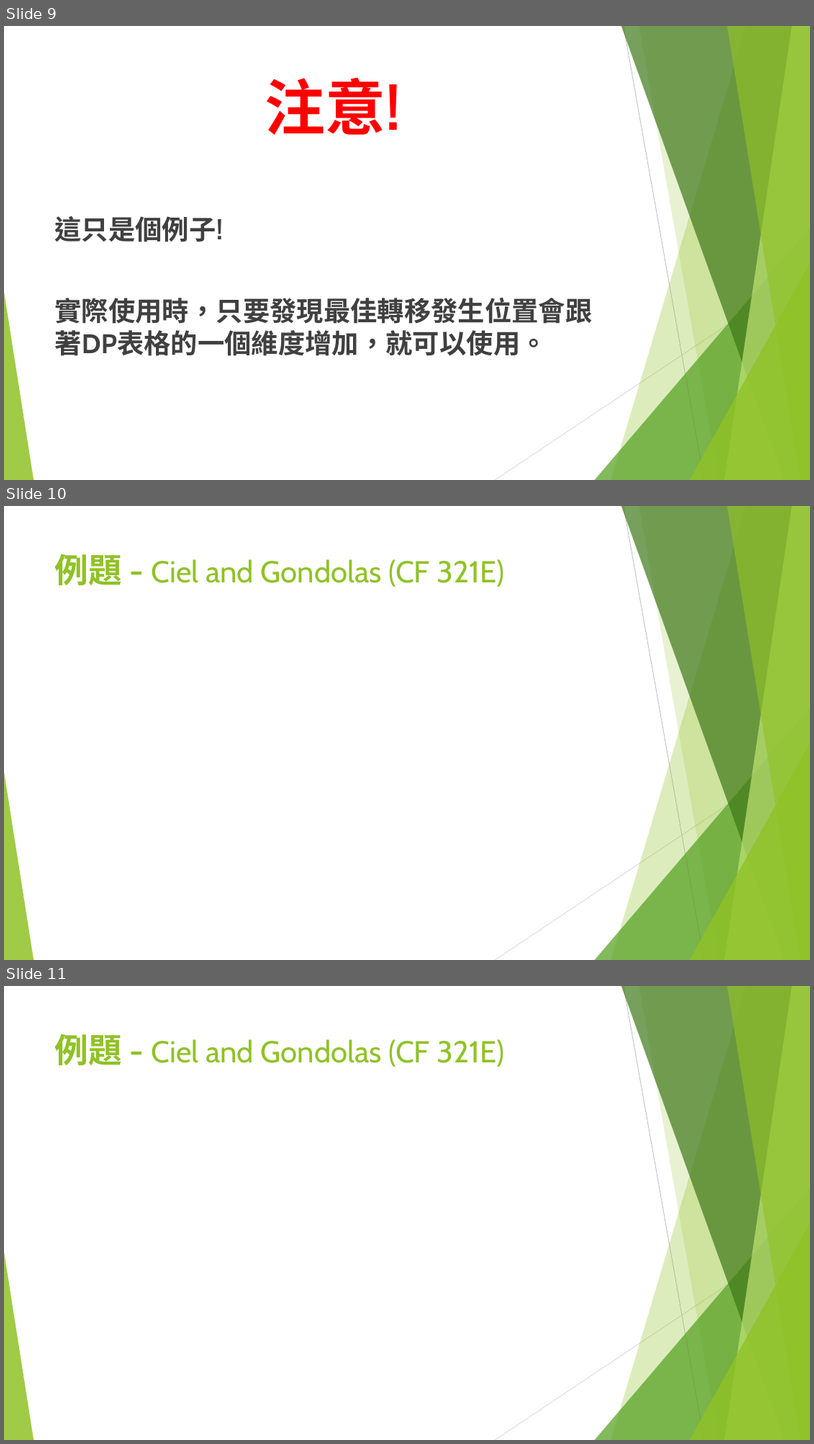
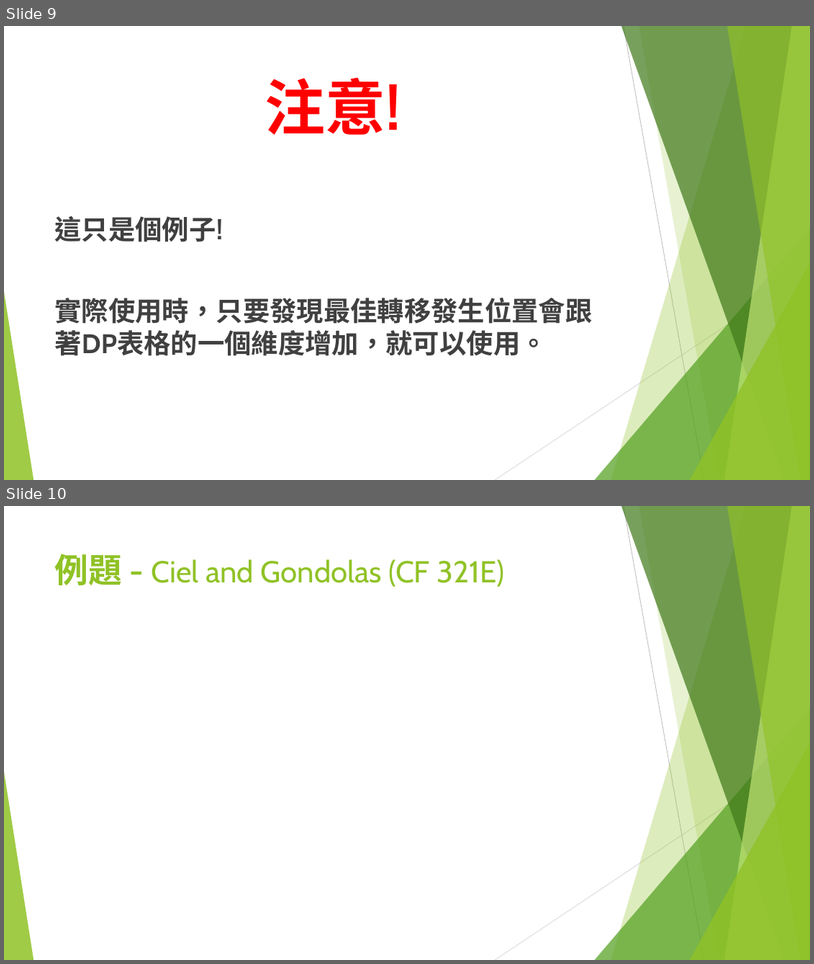
Before and after one commit to S920105123/DP2, a slide deck: presentation/進階動態規劃.pptx. Shown one above the other, each under a label of ours: slides 9, 10 and 11 before the commit, slides 9 and 10 after it. The pictures are 814x1444 and 814x964 pixels, drawn with LibreOffice and Linux fonts; fonts in the diff are those of the drawing; grey boxes stand for pictures. Boxes give left, top, right and bottom in pixels: in the first picture for what was removed or moved away, otherwise in the second. Text is boxed around its words. In the diff, an @@ line names an element or a change of style, - is before the commit and + after.

```diff
--- a/presentation/進階動態規劃.pptx
+++ b/presentation/進階動態規劃.pptx
@@ slide 10 removed at (4, 506, 810, 960), background #FFFFFF; not listed: 10 template elements that a slide beside it also shows @@
@@ title removed at (55, 554, 504, 587) @@
-例題 - Ciel and Gondolas (CF 321E)
@@ what was slide 11 is now slide 10 @@
```
Also in this commit, not shown: 8 slides changed, 1 slide added.
